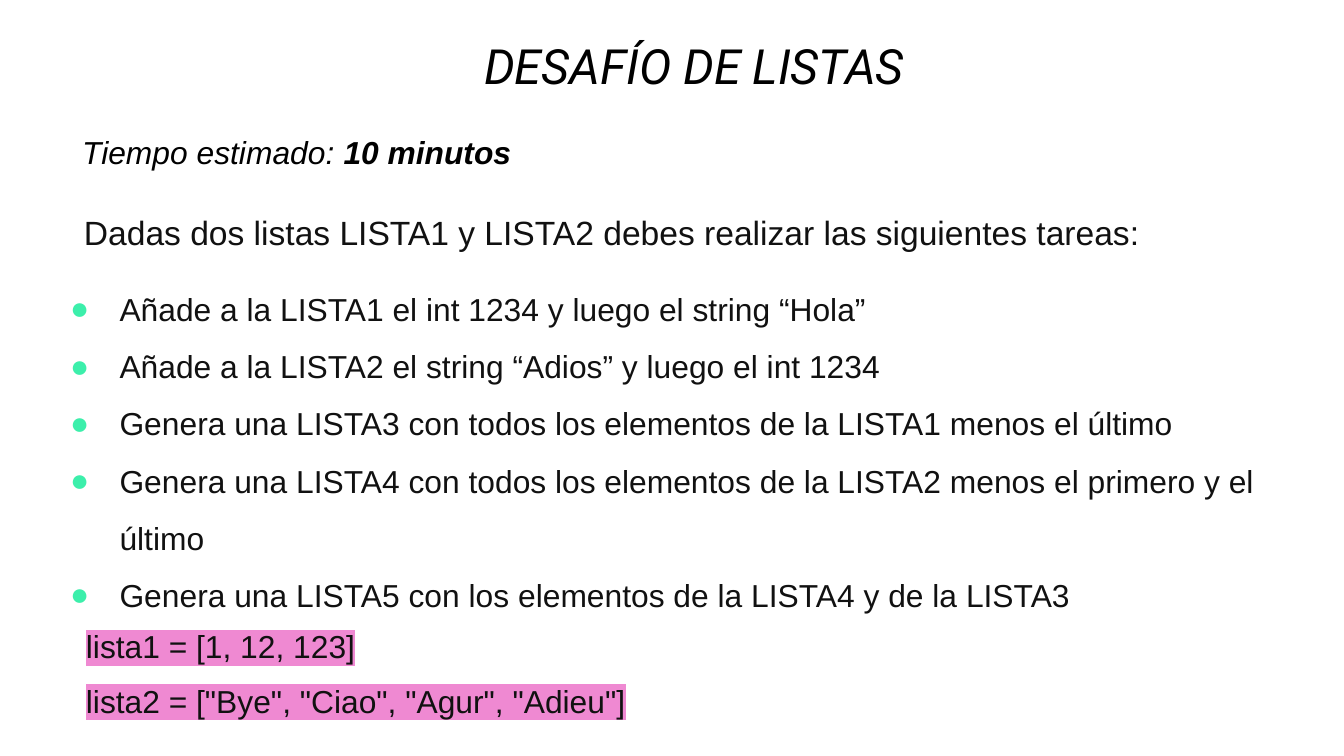
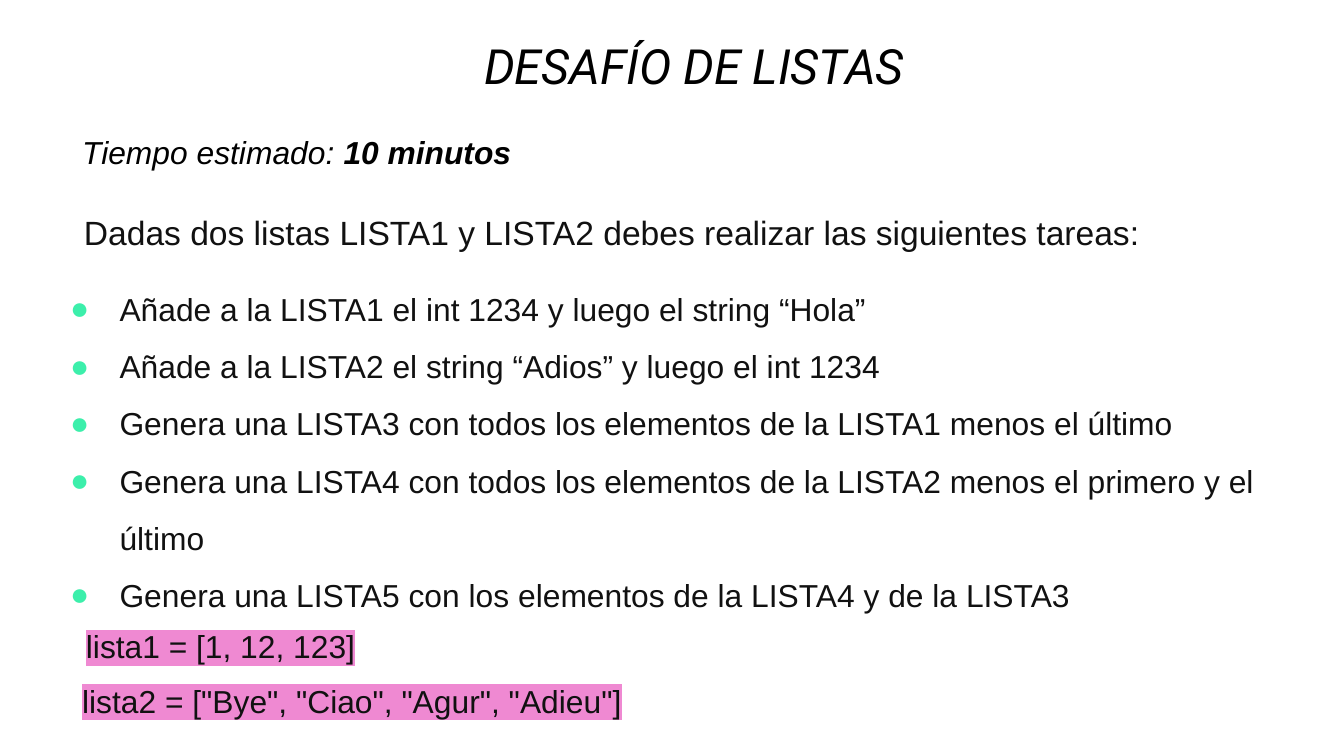
Before and after one commit to RichardLoz/CFP3_Rlozano, a slide deck: slide 27 of 01_Tecnicas_de_Programacion/Clase_12/Clase 2 - Listas y Tuplas.pptx. Drawn at 1344x756 pixels with LibreOffice and Linux fonts; fonts in the diff are those of the drawing. Boxes give left, top, right and bottom in pixels: in the first picture for what was removed or moved away, otherwise in the second. Text is boxed around its words. In the diff, an @@ line names an element or a change of style, - is before the commit and + after.

Commit message:
Clase Operadores- Listas

```diff
--- a/01_Tecnicas_de_Programacion/Clase_12/Clase 2 - Listas y Tuplas.pptx
+++ b/01_Tecnicas_de_Programacion/Clase_12/Clase 2 - Listas y Tuplas.pptx
@@ text "lista2 = ["Bye", "Ciao", "Agur", ...": place and size @@
-text "lista2 = ["Bye", "Ciao", "Agur", ..." at (86,690,626,718)
+text "lista2 = ["Bye", "Ciao", "Agur", ..." at (82,690,622,718)
```
Also in this commit, not shown: 2 other slides changed, 4 other files.
